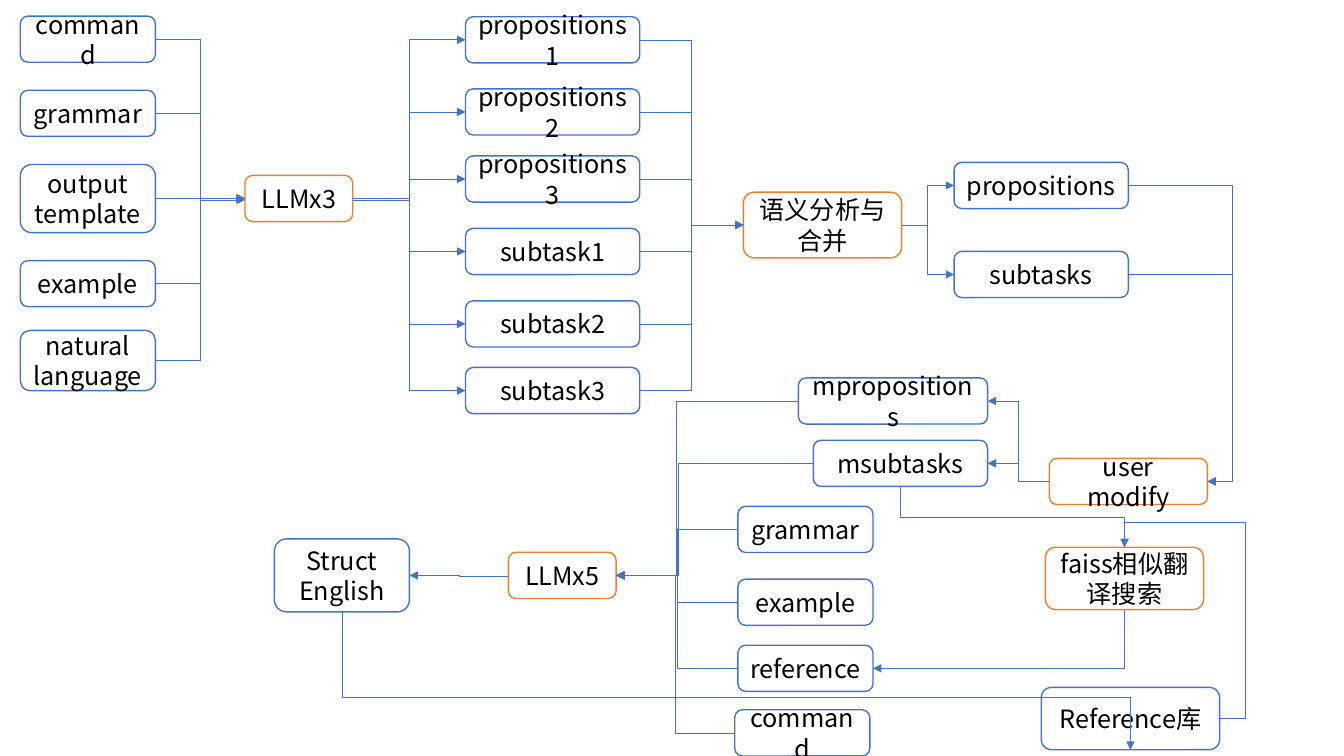
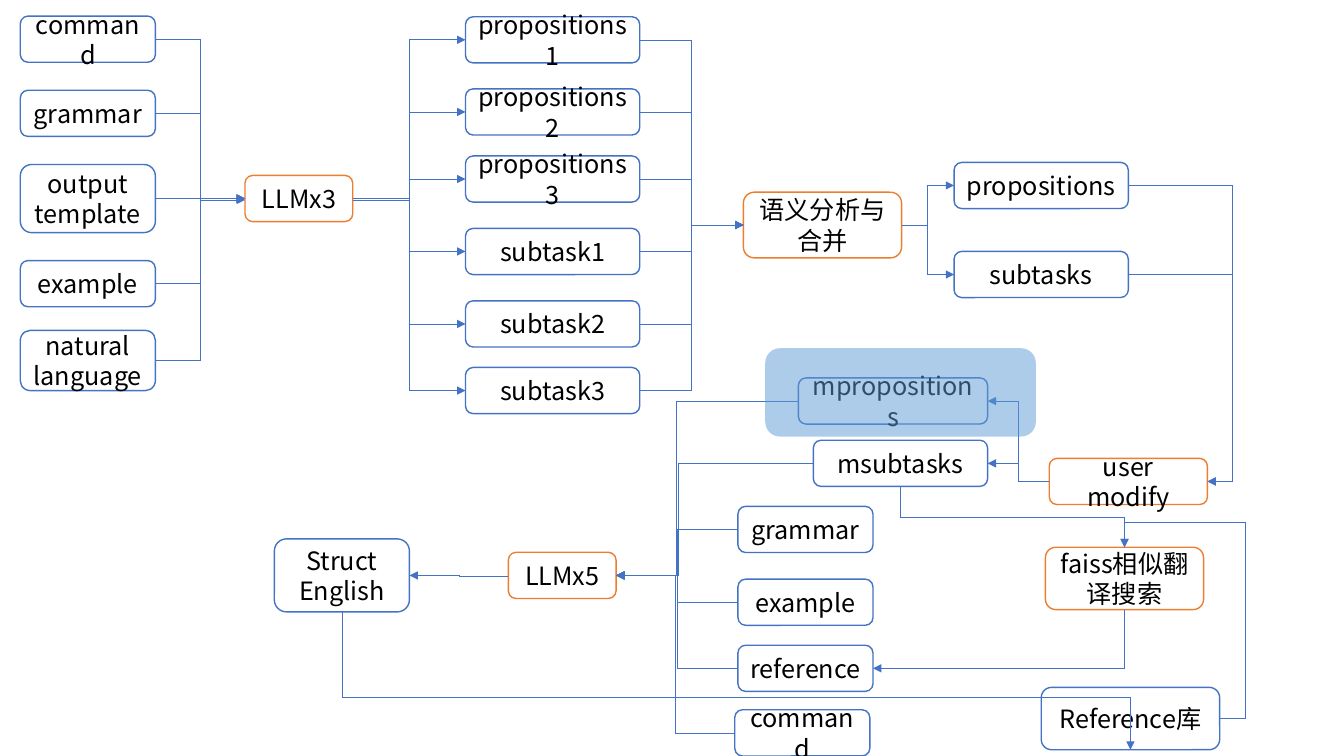
Before and after one commit to zyrfyxx/ProgramSyn, a slide deck: slide 1 of 规约生成.pptx. Drawn at 1344x756 pixels with LibreOffice and Linux fonts; fonts in the diff are those of the drawing. Boxes give left, top, right and bottom in pixels: in the first picture for what was removed or moved away, otherwise in the second. Text is boxed around its words. In the diff, an @@ line names an element or a change of style, - is before the commit and + after.

```diff
--- a/规约生成.pptx
+++ b/规约生成.pptx
@@ rounded rectangle added at (x1=765, y1=348, x2=1036, y2=437), fill #5B9BD5 at 50% opacity @@
```
Also in this commit, not shown: 2 other slides changed, 3 other files.
